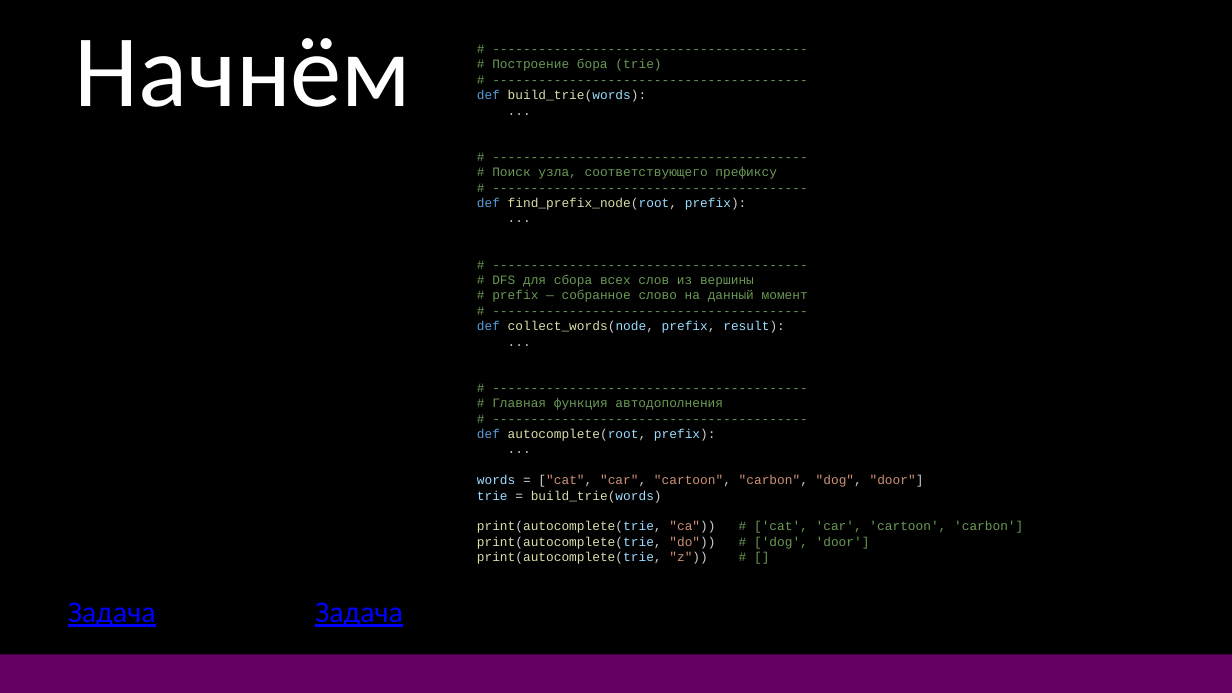
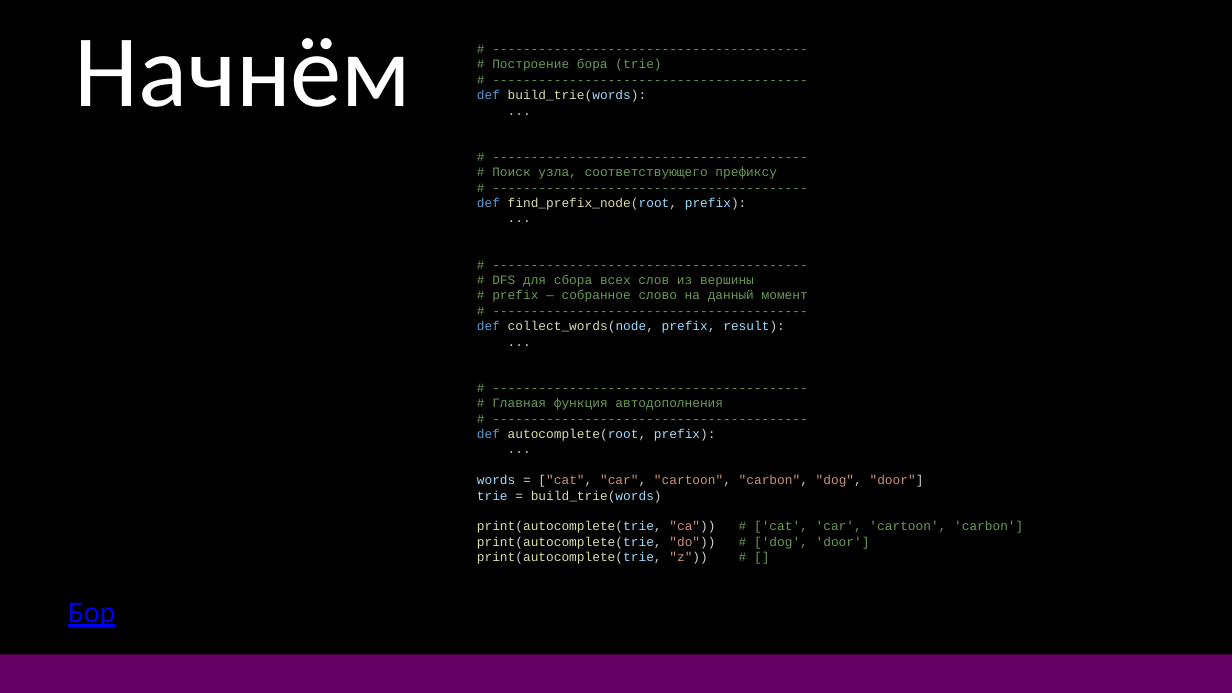
Before and after one commit to DonRobot-all/Algorithmic_training, a slide deck: slide 11 of 16. Бор.pptx. Drawn at 1232x693 pixels with LibreOffice and Linux fonts; fonts in the diff are those of the drawing. Boxes give left, top, right and bottom in pixels: in the first picture for what was removed or moved away, otherwise in the second. Text is boxed around its words. In the diff, an @@ line names an element or a change of style, - is before the commit and + after.

```diff
--- a/16. Бор.pptx
+++ b/16. Бор.pptx
@@ text at bbox=[68, 602, 116, 627]: text changed @@
-Задача
+Бор
@@ text removed at bbox=[315, 602, 403, 627] @@
-Задача
```
Also in this commit, not shown: 1 other file.
